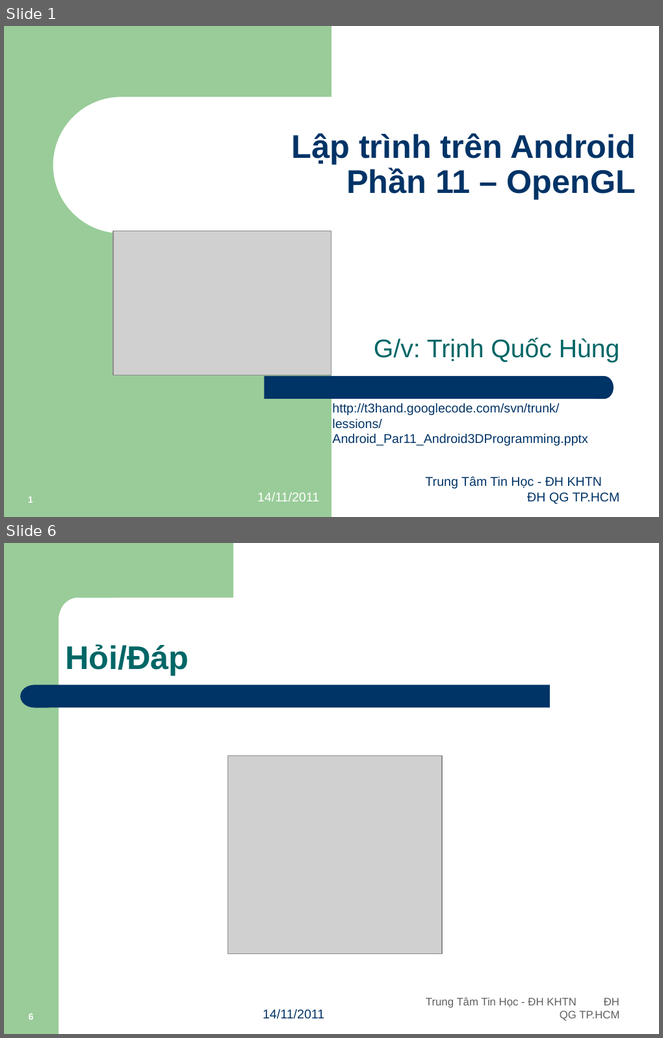
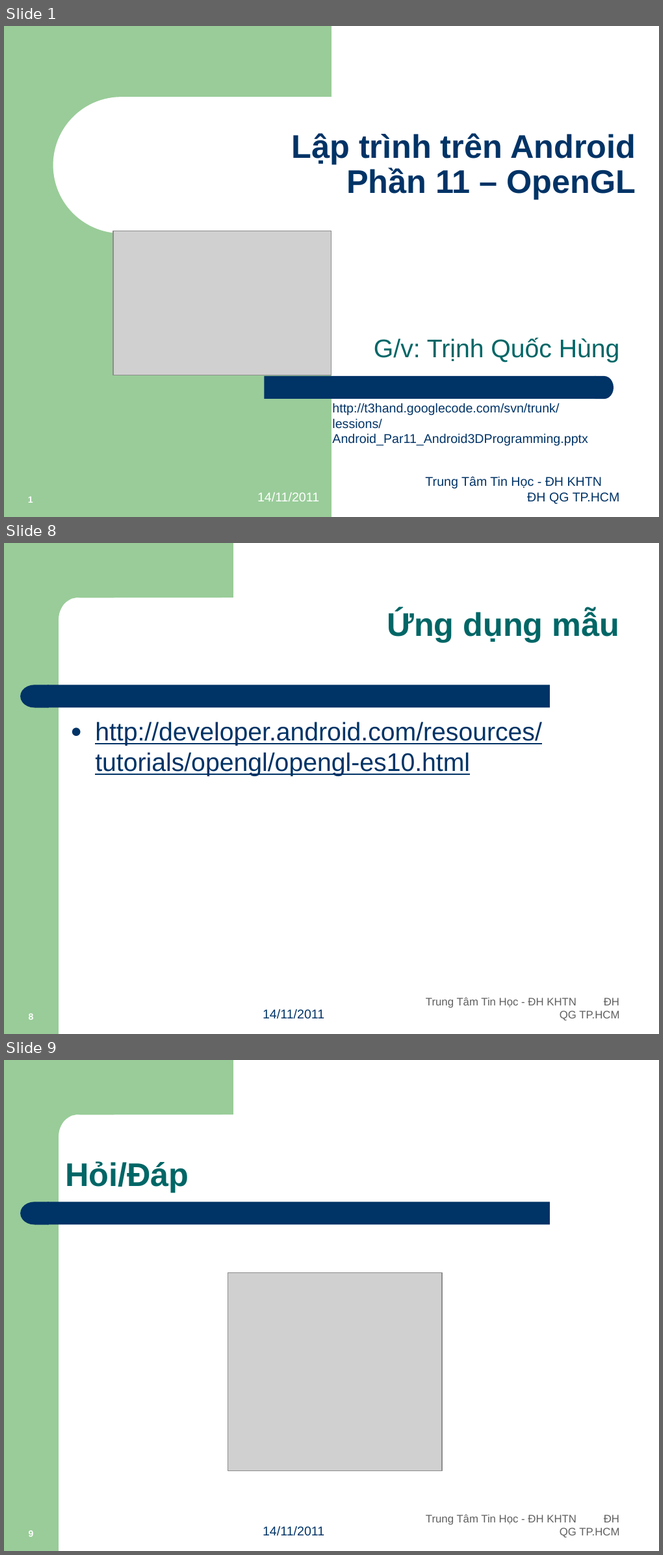
Before and after one commit to Timon-CHP/t3hand, a slide deck: lessions/Android_Par11_Android3DProgramming.pptx. Shown one above the other, each under a label of ours: slides 1 and 6 before the commit, slides 1, 8 and 9 after it; the slides between them are not shown. The pictures are 663x1038 and 663x1555 pixels, drawn with LibreOffice and Linux fonts; fonts in the diff are those of the drawing; grey boxes stand for pictures. Boxes give left, top, right and bottom in pixels: in the first picture for what was removed or moved away, otherwise in the second. Text is boxed around its words. In the diff, an @@ line names an element or a change of style, - is before the commit and + after.

```diff
--- a/lessions/Android_Par11_Android3DProgramming.pptx
+++ b/lessions/Android_Par11_Android3DProgramming.pptx
@@ slide 8 added at [4, 543, 659, 1034], background #FFFFFF; not listed: 4 template elements that a slide beside it also shows @@
@@ title added at [387, 610, 620, 642], 36 pt, text #006666, bold @@
+Ứng dụng mẫu
@@ text added at [95, 722, 542, 776], 28 pt, text #003366, underline @@
+● http://developer.android.com/resources/tutorials/opengl/opengl-es10.html
@@ text added at [263, 1009, 324, 1019], 14 pt, text #003366 @@
+14/11/2011
@@ text added at [426, 998, 620, 1021], 12 pt, text #5F5F5F @@
+Trung Tâm Tin Học - ĐH KHTN ĐH QG TP.HCM
@@ page number added at [29, 1014, 34, 1020], 10 pt, text #FFFFFF, bold @@
+8
@@ what was slide 6 is now slide 9 @@
```
Also in this commit, not shown: 1 slide changed, 5 other slides added, 3 slides removed.
